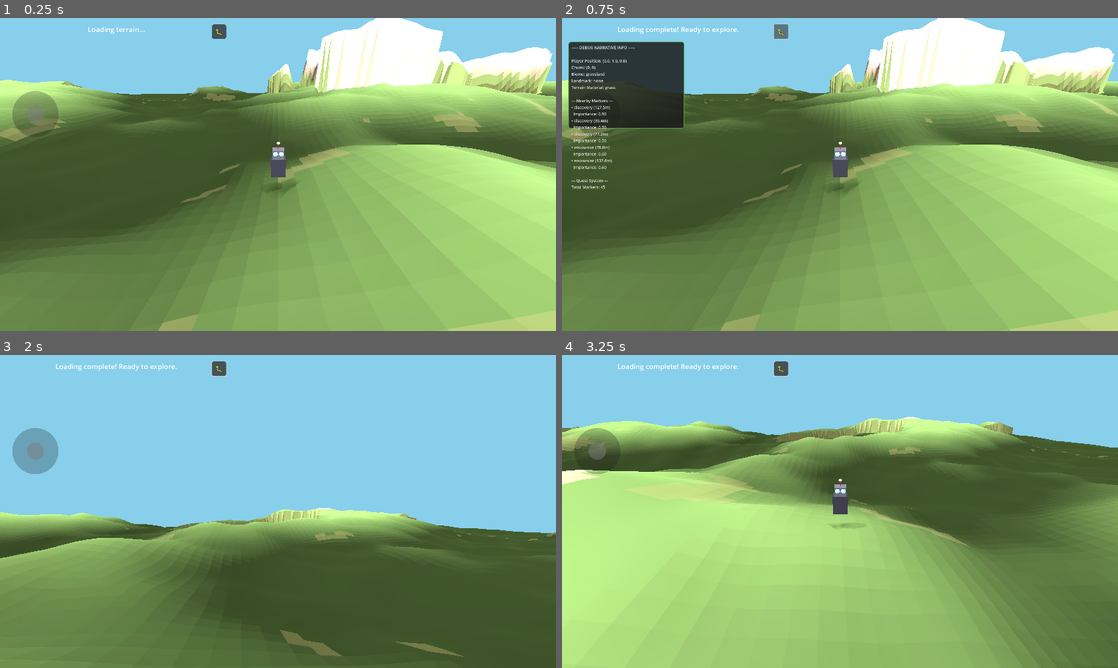
Above: before the commit, frames 1-4 (two rows, left to right).
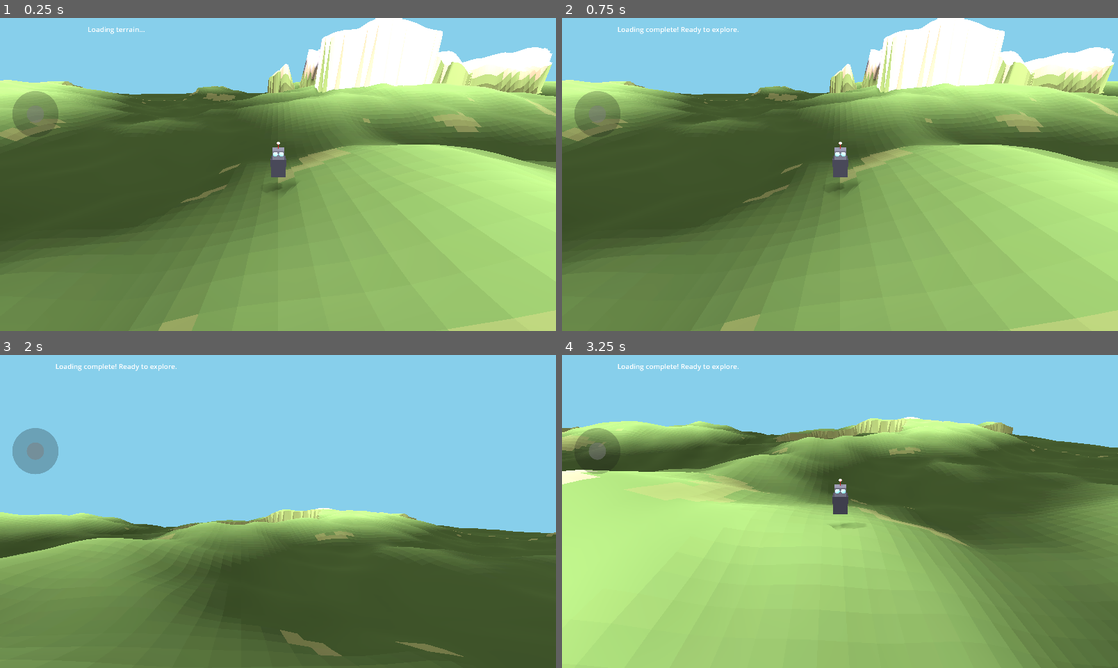
Above: after the commit, the same moments.

Repository: felix-dieterle/YouGame_godot4_public
Game: Godot game, scene res://scenes/main.tscn
Two runs of this game, one before a commit and one after it. Both use one fixed random seed, a clock stepped at 60 frames per second and the inputs below.
Inputs (mouse positions are in pixels of both pictures, inside the frame that each line leads up to):
- Up to frame 1 (0.25 s): no input
- Up to frame 2 (0.75 s): click (778, 30) at 0.5 s, where only the run before the commit has a clickable "🐛"
- Up to frame 3 (2 s): tap Enter at 1.25 s; move the mouse to (400, 495) at 1.27 s; hold Right (ui_right) from 1.28 s (still down); hold V (toggle_camera_view) from 1.28 s (still down); click (400, 495) at 1.42 s
- Up to frame 4 (3.25 s): release Right (ui_right) at 2 s; release V (toggle_camera_view) at 2 s; drag from (728, 527) to (812, 574) at 2.02 s; move the mouse to (895, 442) at 2.77 s; hold Right (ui_right) from 2.78 s (still down); hold V (toggle_camera_view) from 2.78 s (still down); click (895, 442) at 2.92 s

The runs differ from the first frame. In frame 1, 0.1% of the frame differs, in the area x 38-41%, y 2-7%; in frame 2, 6.2%, in the area x 1-41%, y 1-55%; in frame 3, 0.1%; in frame 4, 0.1%.
Error in both runs: Invalid assignment of property or key 'border_width_all' with value of type 'int' on a base object of type 'StyleBoxFlat'. (res://scripts/mobile_controls.gd:18…

Commit message:
Apply same visibility fixes to debug narrative UI button for consistency
Co-authored-by: felix-dieterle <1490062+felix-dieterle@users.noreply.github.com>

Diff:
--- a/scripts/debug_narrative_ui.gd
+++ b/scripts/debug_narrative_ui.gd
@@ -41,9 +41,16 @@
 	toggle_button = Button.new()
 	toggle_button.text = "🐛"  # Bug emoji for debug
 	toggle_button.size = Vector2(BUTTON_SIZE, BUTTON_SIZE)
+	toggle_button.custom_minimum_size = Vector2(BUTTON_SIZE, BUTTON_SIZE)
 	toggle_button.add_theme_font_size_override("font_size", 25)
 
-	# Style the button
+	# Set focus mode to prevent focus issues on mobile
+	toggle_button.focus_mode = Control.FOCUS_NONE
+
+	# Ensure button is above other UI elements
+	toggle_button.z_index = 10
+
+	# Style the button - normal state
 	var button_style = StyleBoxFlat.new()
 	button_style.bg_color = Color(0.2, 0.2, 0.2, 0.8)
 	button_style.corner_radius_top_left = 8
@@ -52,6 +59,16 @@
 	button_style.corner_radius_bottom_right = 8
 	toggle_button.add_theme_stylebox_override("normal", button_style)
 
+	# Style the button - hover state (for desktop/mouse support)
+	var button_style_hover = StyleBoxFlat.new()
+	button_style_hover.bg_color = Color(0.3, 0.3, 0.3, 0.9)
+	button_style_hover.corner_radius_top_left = 8
+	button_style_hover.corner_radius_top_right = 8
+	button_style_hover.corner_radius_bottom_left = 8
+	button_style_hover.corner_radius_bottom_right = 8
+	toggle_button.add_theme_stylebox_override("hover", button_style_hover)
+
+	# Style the button - pressed state
 	var button_style_pressed = StyleBoxFlat.new()
 	button_style_pressed.bg_color = Color(0.4, 0.6, 0.4, 0.9)
 	button_style_pressed.corner_radius_top_left = 8
@@ -59,6 +76,17 @@
 	button_style_pressed.corner_radius_bottom_left = 8
 	button_style_pressed.corner_radius_bottom_right = 8
 	toggle_button.add_theme_stylebox_override("pressed", button_style_pressed)
+
+	# Style the button - focus state
+	var button_style_focus = StyleBoxFlat.new()
+	button_style_focus.bg_color = Color(0.3, 0.3, 0.3, 0.9)
+	button_style_focus.corner_radius_top_left = 8
+	button_style_focus.corner_radius_top_right = 8
+	button_style_focus.corner_radius_bottom_left = 8
+	button_style_focus.corner_radius_bottom_right = 8
+	button_style_focus.border_width_all = 2
+	button_style_focus.border_color = Color(0.5, 0.7, 0.5, 1.0)
+	toggle_button.add_theme_stylebox_override("focus", button_style_focus)
 
 	# Connect button
 	toggle_button.pressed.connect(_on_toggle_pressed)
